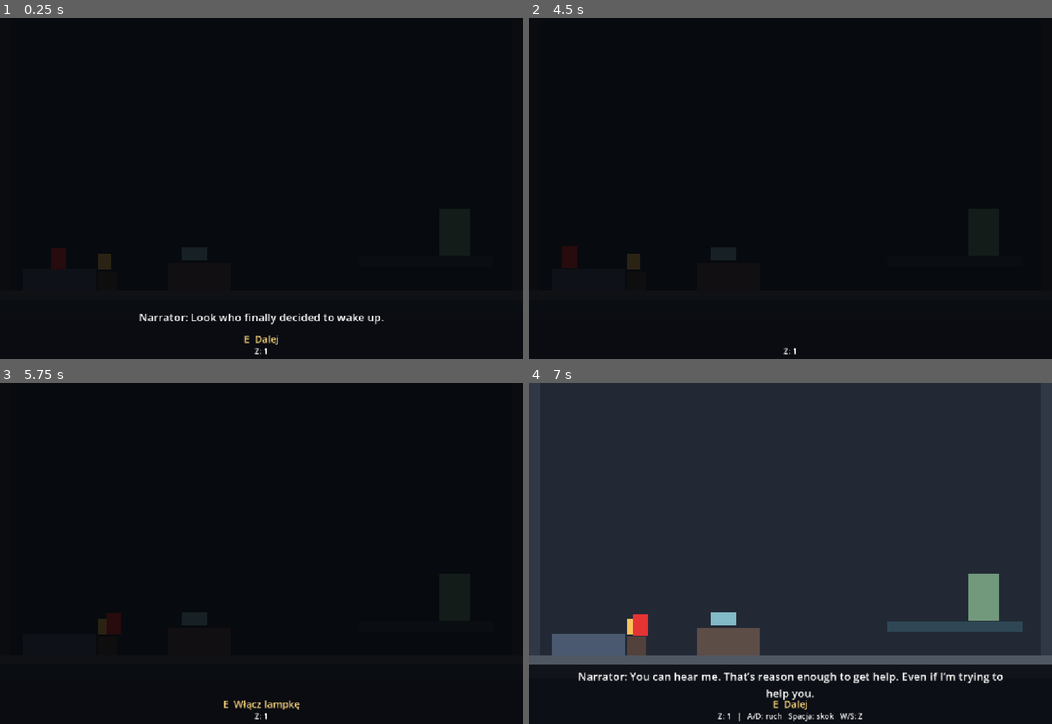
Above: before the commit, frames 1-4 (two rows, left to right).
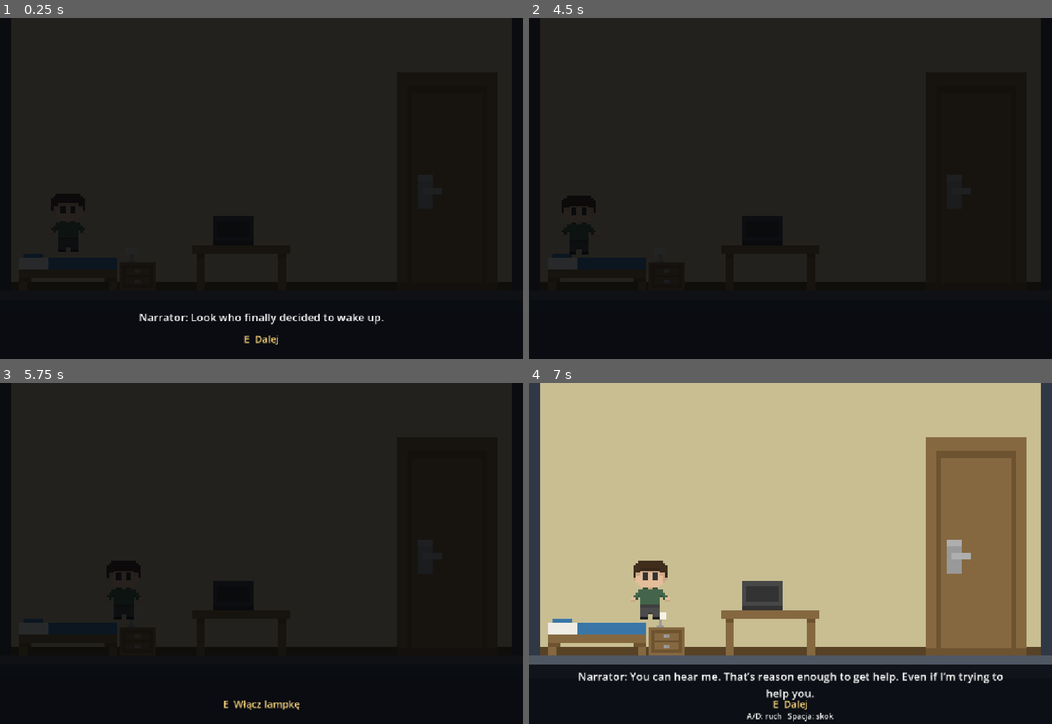
Above: after the commit, the same moments.

Repository: zjezdzalka/bounceBack
Game: Godot game, scene res://Scenes/Levels/room.tscn
Two runs of this game, one before a commit and one after it. Both use one fixed random seed, a clock stepped at 60 frames per second and the inputs below.
Inputs:
- Up to frame 1 (0.25 s): no input
- Up to frame 2 (4.5 s): tap Enter at 0.5, 2, 3.5 s; hold D 0.53-2.03 s; tap Q at 0.6, 2.1, 3.6 s; tap Space at 0.77, 1.25, 1.52, 2.75, 3.02, 3.77, 4.25 s; tap E at 1.35, 2.85, 4.35 s; hold A 2.03-2.78 s; hold D 2.78-4.28 s; hold A from 4.28 s (still down)
- Up to frame 3 (5.75 s): tap Space at 4.52 s; release A at 5.03 s; hold D from 5.03 s (still down); tap Q at 5.1 s
- Up to frame 4 (7 s): release D at 5.78 s; hold A from 5.78 s (still down); tap E at 5.85 s; tap Space at 6.02, 6.77 s; tap Q at 6.6 s

The runs differ from the first frame. In frame 1, 58% of the frame differs, in the area x 2-98%, y 0-99%; in frame 2, 58%; in frame 3, 58%; in frame 4, 76%, in the area x 2-98%, y 0-100%.

Commit message:
Implementacja części grafik + naprawa przesówania rzeczy

Diff:
--- a/Scenes/Levels/basement.tscn
+++ b/Scenes/Levels/basement.tscn
@@ -3,6 +3,8 @@
 [ext_resource type="Script" path="res://Scenes/Levels/house_level.gd" id="1"]
 [ext_resource type="PackedScene" path="res://player.tscn" id="2"]
 [ext_resource type="PackedScene" path="res://block.tscn" id="3"]
+
+[ext_resource type="Texture2D" path="res://Art/House/Character.png" id="Character"]
 
 [node name="Basement" type="Node2D"]
 script = ExtResource("1")
@@ -177,13 +179,21 @@
 horizontal_alignment = 1
 
 [node name="Player" parent="." instance=ExtResource("2")]
-position = Vector2(205, 570)
+layer_switching_enabled = false
+scale = Vector2(1.25, 1.25)
+position = Vector2(205, 565)
 
 [node name="Body" parent="Player" index="1"]
-visible = true
+visible = false
 
 [node name="TextureRect" parent="Player" index="2"]
 visible = false
+
+[node name="HouseCharacter" type="Sprite2D" parent="Player"]
+texture_filter = 1
+position = Vector2(0, 0)
+scale = Vector2(2.25, 2.25)
+texture = ExtResource("Character")
 
 [node name="HUD" type="CanvasLayer" parent="."]
 
--- a/Scenes/Levels/hallway.tscn
+++ b/Scenes/Levels/hallway.tscn
@@ -3,6 +3,8 @@
 [ext_resource type="Script" path="res://Scenes/Levels/house_level.gd" id="1"]
 [ext_resource type="PackedScene" path="res://player.tscn" id="2"]
 [ext_resource type="PackedScene" path="res://block.tscn" id="3"]
+
+[ext_resource type="Texture2D" path="res://Art/House/Character.png" id="Character"]
 
 [node name="Hallway" type="Node2D"]
 script = ExtResource("1")
@@ -125,13 +127,21 @@
 horizontal_alignment = 1
 
 [node name="Player" parent="." instance=ExtResource("2")]
-position = Vector2(103, 570)
+layer_switching_enabled = false
+scale = Vector2(1.25, 1.25)
+position = Vector2(103, 565)
 
 [node name="Body" parent="Player" index="1"]
-visible = true
+visible = false
 
 [node name="TextureRect" parent="Player" index="2"]
 visible = false
+
+[node name="HouseCharacter" type="Sprite2D" parent="Player"]
+texture_filter = 1
+position = Vector2(0, 0)
+scale = Vector2(2.25, 2.25)
+texture = ExtResource("Character")
 
 [node name="HUD" type="CanvasLayer" parent="."]
 
--- a/Scenes/Levels/house_level.gd
+++ b/Scenes/Levels/house_level.gd
@@ -21,8 +21,8 @@
 var gate_open := false
 var held_prop := ""
 var held_side := 1.0
+@onready var player_shape: CollisionShape2D = $Player/CollisionShape2D
 var moved_props: Dictionary = {}
-var ladder_z := 1
 var room_door_checked := false
 var room_key := false
 var bed_idle := 0.0
@@ -44,7 +44,6 @@
 var lines: Array[String] = []
 
 func _ready() -> void:
-	player.z_changed.connect(_update_layer)
 	RenderingServer.set_default_clear_color(Color("#222935"))
 	for prop in objects.get_children():
 		var label := prop.get_node_or_null("Label") as Label
@@ -70,21 +69,25 @@
 				"Narrator: See that window over there? It’s probably your only way out of this dump."
 			])
 
+func _physics_process(_delta: float) -> void:
+	_follow_player()
+
 func _process(delta: float) -> void:
-	_follow_player()
+	if not is_zero_approx(player.velocity.x):
+		$Player/HouseCharacter.flip_h = player.velocity.x < 0.0
 	if not dialogue.visible and not busy and not finished:
 		_update_story(delta)
 	_update_target()
-	status.text = "Z: %d" % player.z
+	status.text = ""
 	if lamp_on or stage != Stage.ROOM:
-		status.text += "   |   A/D: ruch   Spacja: skok   W/S: Z"
+		status.text = "A/D: ruch   Spacja: skok"
 	if room_door_checked or stage != Stage.ROOM:
 		status.text += "   |   Q: halucynacja (%s)" % ("wł." if hallucinating else "wył.")
 	prompt.text = "" if target.is_empty() else "E  " + _action_label()
 	if not held_prop.is_empty():
-		prompt.text = "E  Odłóż   •   A/D  Przesuń   •   W/S  Zmień Z"
+		prompt.text = "E  Odłóż   •   A/D  Przesuń"
 	elif target.is_empty() and stage == Stage.ROOM and lamp_on and laptop_checked and not room_door_checked:
-		prompt.text = "Wskocz na podest na warstwie Z2 i sprawdź drzwi."
+		prompt.text = "Podejdź do drzwi i sprawdź klamkę."
 	if dialogue.visible:
 		prompt.text = "E  Dalej"
 	elif finished:
@@ -93,7 +96,7 @@
 func _update_story(delta: float) -> void:
 	match stage:
 		Stage.ROOM:
-			if lamp_on and (player.position.x < 42.0 or player.position.x > 212.0 or laptop_checked):
+			if lamp_on and (player.position.x < 42.0 or player.position.x > 258.0 or laptop_checked):
 				left_bed = true
 			if lamp_on and not left_bed and bed_line < BED_LINES.size():
 				bed_idle += delta
@@ -128,7 +131,7 @@
 				target = "RoomKey"
 			elif _near("Laptop") and lamp_on and not laptop_checked:
 				target = "Laptop"
-			elif _near("RoomDoor") and lamp_on and player.z == 2 and player.position.y < 500.0:
+			elif _near("RoomDoor") and lamp_on:
 				target = "RoomDoor"
 		Stage.HALL:
 			if _can_grab("HallChair"):
@@ -198,6 +201,8 @@
 	match target:
 		"Lamp":
 			lamp_on = true
+			$Objects/Nightstand/LampOff.hide()
+			$Objects/Nightstand/LampOn.show()
 			darkness.hide()
 			_say([
 				"Narrator: You can hear me. That’s reason enough to get help. Even if I’m trying to help you.",
@@ -206,6 +211,8 @@
 			])
 		"Laptop":
 			laptop_checked = true
+			$Objects/Desk/LaptopOff.hide()
+			$Objects/Desk/LaptopOn.show()
 			_say([
 				"Narrator: Two kilometers. Take the bus. I don’t trust you to make it on foot.",
 				"Narrator: Come on. Let’s just get you out of this room first."
@@ -261,8 +268,8 @@
 	if not prop.visible or not _near(name, distance):
 		return false
 	if name == "Ladder":
-		return gate_open and (not moved_props.has(name) or player.z == ladder_z)
-	return (prop.layers & (1 << (player.z - 1))) != 0
+		return gate_open
+	return true
 
 func _grab_prop() -> void:
 	held_prop = target
@@ -270,40 +277,49 @@
 	held_side = -1.0 if prop.position.x < player.position.x else 1.0
 	if prop is StaticBody2D:
 		prop.collision_layer = 0
-	_follow_player()
 
 func _follow_player() -> void:
 	if held_prop.is_empty():
 		return
 	var prop = objects.get_node(held_prop)
-	var half_width: float = prop.size.x / 2.0 if prop is StaticBody2D else 23.0
-	var offset := (half_width + 21.0) * held_side
-	prop.position.x = clampf(player.position.x + offset, 24.0 + half_width, 1128.0 - half_width)
-	prop.z_index = player.z * 2
-
-func _drop_prop() -> void:
-	var prop = objects.get_node(held_prop)
-	var layer: int = 1 << (player.z - 1)
-	var size: Vector2 = prop.size if prop is StaticBody2D else Vector2(46, 266)
+	var query := _prop_query(prop)
+	var half_width: float = query.shape.size.x / 2.0
+	var offset := (half_width + _player_half_size().x + 5.0) * held_side
+	var destination := clampf(player.position.x + offset, 24.0 + half_width, 1128.0 - half_width)
+	var motion := Vector2(destination - prop.position.x, 0.0)
+	query.motion = motion
+	var safe_fraction := get_world_2d().direct_space_state.cast_motion(query)[0]
+	prop.position.x += motion.x * safe_fraction
+
+func _prop_query(prop: Node2D) -> PhysicsShapeQueryParameters2D:
+	var size: Vector2 = prop.get("size") if prop is StaticBody2D else Vector2(46, 266)
 	var shape := RectangleShape2D.new()
-	shape.size = size - Vector2(2, 2)
+	shape.size = size - Vector2(0, 2)
 	var query := PhysicsShapeQueryParameters2D.new()
 	query.shape = shape
 	query.transform = prop.global_transform
-	query.collision_mask = layer
+	query.collision_mask = 1
 	if held_prop == "Ladder":
+		# The ladder rests against the window sill.
 		query.exclude = [objects.get_node("Sill").get_rid()]
+	return query
+
+func _player_half_size() -> Vector2:
+	var shape := player_shape.shape as RectangleShape2D
+	return shape.size * player_shape.global_scale.abs() / 2.0
+
+func _drop_prop() -> void:
+	var prop: Node2D = objects.get_node(held_prop)
+	var query := _prop_query(prop)
+	var size: Vector2 = query.shape.size + Vector2(0, 2)
+	var half_player := _player_half_size()
 	var overlaps_player := Rect2(prop.global_position - size / 2.0, size).intersects(
-		Rect2(player.global_position - Vector2(16, 27), Vector2(32, 53))
+		Rect2(player_shape.global_position - half_player, half_player * 2.0)
 	)
 	if overlaps_player or not get_world_2d().direct_space_state.intersect_shape(query, 1).is_empty():
 		_say(["Tu nie ma miejsca. Przesuń przedmiot i spróbuj ponownie."])
 		return
 	moved_props[held_prop] = true
-	if prop is StaticBody2D:
-		prop.layers = layer
-	else:
-		ladder_z = player.z
 	if held_prop == "Ladder":
 		climbed = false
 	held_prop = ""
@@ -312,10 +328,10 @@
 func _cabinet_blocks_door() -> bool:
 	var cabinet = objects.get_node("Cabinet")
 	var door = objects.get_node("CellarDoor")
-	return (cabinet.layers & (1 << (player.z - 1))) != 0 and absf(cabinet.position.x - door.position.x) < 65.0
+	return absf(cabinet.position.x - door.position.x) < 65.0
 
 func _ladder_ready() -> bool:
-	return moved_props.has("Ladder") and ladder_z == player.z and absf(objects.get_node("Ladder").position.x - 1035.0) < 44.0
+	return moved_props.has("Ladder") and absf(objects.get_node("Ladder").position.x - 1035.0) < 44.0
 
 
 func _climb_ladder() -> void:
@@ -357,9 +373,6 @@
 	dialogue.hide()
 	player.set_process_input(true)
 	player.set_physics_process(true)
-
-func _update_layer(z: int) -> void:
-	get_tree().call_group("blocks", "show_for_layer", z)
 
 func _refresh_objects() -> void:
 	match stage:
@@ -373,7 +386,6 @@
 			_show_prop("CellarChair", hallucinating or moved_props.has("CellarChair"))
 			_show_prop("Gate", not gate_open)
 			_show_prop("Ladder", hallucinating or moved_props.has("Ladder"))
-	_update_layer(player.z)
 
 func _show_prop(object_name: String, enabled: bool) -> void:
 	var prop = objects.get_node(object_name)
--- a/Scenes/Levels/room.tscn
+++ b/Scenes/Levels/room.tscn
@@ -3,12 +3,30 @@
 [ext_resource type="Script" path="res://Scenes/Levels/house_level.gd" id="1"]
 [ext_resource type="PackedScene" path="res://player.tscn" id="2"]
 [ext_resource type="PackedScene" path="res://block.tscn" id="3"]
+
+[ext_resource type="Texture2D" path="res://Art/House/Character.png" id="Character"]
+
+[ext_resource type="Texture2D" path="res://Art/House/Starting_room.png" id="Starting_room"]
+[ext_resource type="Texture2D" path="res://Art/House/Bed.png" id="Bed"]
+[ext_resource type="Texture2D" path="res://Art/House/Nighttable_off.png" id="Nighttable_off"]
+[ext_resource type="Texture2D" path="res://Art/House/Nighttable_on.png" id="Nighttable_on"]
+[ext_resource type="Texture2D" path="res://Art/House/Table_laptop_off.png" id="Table_laptop_off"]
+[ext_resource type="Texture2D" path="res://Art/House/Table_laptop_on.png" id="Table_laptop_on"]
 
 [node name="Room" type="Node2D"]
 script = ExtResource("1")
 stage = 0
 next_scene = "res://Scenes/Levels/hallway.tscn"
 
+[node name="RoomBackground" type="Sprite2D" parent="."]
+texture_filter = 1
+position = Vector2(576, 300)
+scale = Vector2(15.5675675676, 17.1428571429)
+texture = ExtResource("Starting_room")
+region_enabled = true
+region_rect = Rect2(2, 2, 74, 35)
+z_index = -4
+modulate = Color(0.8, 0.8, 0.8, 1)
 [node name="Objects" type="Node2D" parent="."]
 
 [node name="Floor" parent="Objects" instance=ExtResource("3")]
@@ -30,8 +48,9 @@
 layers = 7
 
 [node name="Bed" parent="Objects" instance=ExtResource("3")]
-position = Vector2(130, 577)
-size = Vector2(162, 46)
+show_placeholder = false
+position = Vector2(150, 559.5)
+size = Vector2(216, 81)
 color = Color(0.29,0.35,0.44,1)
 layers = 7
 
@@ -46,8 +65,9 @@
 horizontal_alignment = 1
 
 [node name="Nightstand" parent="Objects" instance=ExtResource("3")]
-position = Vector2(236, 580)
-size = Vector2(41, 40)
+show_placeholder = false
+position = Vector2(303, 570)
+size = Vector2(77, 60)
 color = Color(0.32,0.26,0.23,1)
 layers = 7
 
@@ -62,10 +82,11 @@
 horizontal_alignment = 1
 
 [node name="Lamp" type="Node2D" parent="Objects"]
-position = Vector2(230, 537)
+position = Vector2(303, 516)
 z_index = 1
 
 [node name="Placeholder" type="ColorRect" parent="Objects/Lamp"]
+visible = false
 offset_left = -14.5
 offset_top = -18.5
 offset_right = 14.5
@@ -83,11 +104,9 @@
 text = "Lampka"
 horizontal_alignment = 1
 
-[node name="Desk" parent="Objects" instance=ExtResource("3")]
-position = Vector2(439, 570)
-size = Vector2(140, 60)
-color = Color(0.36,0.30,0.28,1)
-layers = 7
+[node name="Desk" type="Node2D" parent="Objects"]
+position = Vector2(532, 559)
+z_index = 1
 
 [node name="Label" type="Label" parent="Objects/Desk"]
 z_index = 8
@@ -100,10 +119,11 @@
 horizontal_alignment = 1
 
 [node name="Laptop" type="Node2D" parent="Objects"]
-position = Vector2(428, 520)
+position = Vector2(532, 490)
 z_index = 1
 
 [node name="Placeholder" type="ColorRect" parent="Objects/Laptop"]
+visible = false
 offset_left = -27.5
 offset_top = -14.5
 offset_right = 27.5
@@ -121,33 +141,17 @@
 text = "Laptop"
 horizontal_alignment = 1
 
-[node name="BouncePlatform" parent="Objects" instance=ExtResource("3")]
-position = Vector2(938, 538)
-size = Vector2(300, 24)
-color = Color(0.31,0.55,0.62,1)
-layers = 2
-
-[node name="Label" type="Label" parent="Objects/BouncePlatform"]
-z_index = 8
-offset_left = -90.0
-offset_top = -35.0
-offset_right = 90.0
-mouse_filter = 2
-theme_override_font_sizes/font_size = 16
-text = "Podest Z2"
-horizontal_alignment = 1
-
 [node name="RoomDoor" type="Node2D" parent="Objects"]
-position = Vector2(1001, 472)
-z_index = 1
-
-[node name="Placeholder" type="ColorRect" parent="Objects/RoomDoor"]
-offset_left = -34.0
-offset_top = -52.5
-offset_right = 34.0
-offset_bottom = 52.5
-mouse_filter = 2
-color = Color(0.45,0.60,0.49,1)
+position = Vector2(985, 540)
+z_index = 1
+
+[node name="Art" type="Sprite2D" parent="Objects/RoomDoor"]
+texture_filter = 1
+position = Vector2(0, -180)
+scale = Vector2(11.076923, 15)
+texture = ExtResource("Starting_room")
+region_enabled = true
+region_rect = Rect2(77, 5, 20, 32)
 
 [node name="Label" type="Label" parent="Objects/RoomDoor"]
 z_index = 8
@@ -161,7 +165,7 @@
 
 [node name="RoomKey" type="Node2D" parent="Objects"]
 visible = false
-position = Vector2(654, 566)
+position = Vector2(764, 548)
 z_index = 2
 
 [node name="Placeholder" type="ColorRect" parent="Objects/RoomKey"]
@@ -172,14 +176,52 @@
 mouse_filter = 2
 color = Color(0.98, 0.83, 0.36, 1)
 
+[node name="Art" type="Sprite2D" parent="Objects/Bed"]
+texture_filter = 1
+position = Vector2(0, -67.5)
+scale = Vector2(9, 9)
+texture = ExtResource("Bed")
+
+[node name="LampOff" type="Sprite2D" parent="Objects/Nightstand"]
+texture_filter = 1
+position = Vector2(0, -36)
+scale = Vector2(5.5, 5.5)
+texture = ExtResource("Nighttable_off")
+
+[node name="LampOn" type="Sprite2D" parent="Objects/Nightstand"]
+texture_filter = 1
+position = Vector2(0, -36)
+scale = Vector2(5.5, 5.5)
+texture = ExtResource("Nighttable_on")
+visible = false
+[node name="LaptopOff" type="Sprite2D" parent="Objects/Desk"]
+texture_filter = 1
+position = Vector2(0, -67)
+scale = Vector2(9, 9)
+texture = ExtResource("Table_laptop_off")
+
+[node name="LaptopOn" type="Sprite2D" parent="Objects/Desk"]
+texture_filter = 1
+position = Vector2(0, -67)
+scale = Vector2(9, 9)
+texture = ExtResource("Table_laptop_on")
+visible = false
 [node name="Player" parent="." instance=ExtResource("2")]
-position = Vector2(129, 531)
+layer_switching_enabled = false
+position = Vector2(150, 452)
+scale = Vector2(2.4, 2.4)
 
 [node name="Body" parent="Player" index="1"]
-visible = true
+visible = false
 
 [node name="TextureRect" parent="Player" index="2"]
 visible = false
+
+[node name="HouseCharacter" type="Sprite2D" parent="Player"]
+texture_filter = 1
+position = Vector2(0, 0)
+scale = Vector2(2.25, 2.25)
+texture = ExtResource("Character")
 
 [node name="HUD" type="CanvasLayer" parent="."]
 
--- a/player.gd
+++ b/player.gd
@@ -9,6 +9,8 @@
 const MIN_Z := 1
 const MAX_Z := 3
 const COYOTE_TIME := 0.05   # seconds you can still jump after leaving a platform
+
+@export var layer_switching_enabled := true
 
 var z := 1   # current z-index (default 1)
 var coyote_timer := 0.0
@@ -24,6 +26,8 @@
 	z_changed.emit(z)
 
 func _input(event: InputEvent) -> void:
+	if not layer_switching_enabled:
+		return
 	if event is InputEventKey and event.pressed and not event.echo:
 		match event.physical_keycode:
 			KEY_W: _try_change_z(z + 1)
Binary file added: Art/House/Bed.png
Not shown, added: Art/House/Bed.png.import
Binary file added: Art/House/Character.png
Not shown, added: Art/House/Character.png.import
Binary file added: Art/House/Nighttable.png
Not shown, added: Art/House/Nighttable.png.import
Binary file added: Art/House/Nighttable_off.png
Not shown, added: Art/House/Nighttable_off.png.import
Binary file added: Art/House/Nighttable_on.png
Not shown, added: Art/House/Nighttable_on.png.import
Binary file added: Art/House/Starting_room.png
Not shown, added: Art/House/Starting_room.png.import
(and 6 more such lines)
